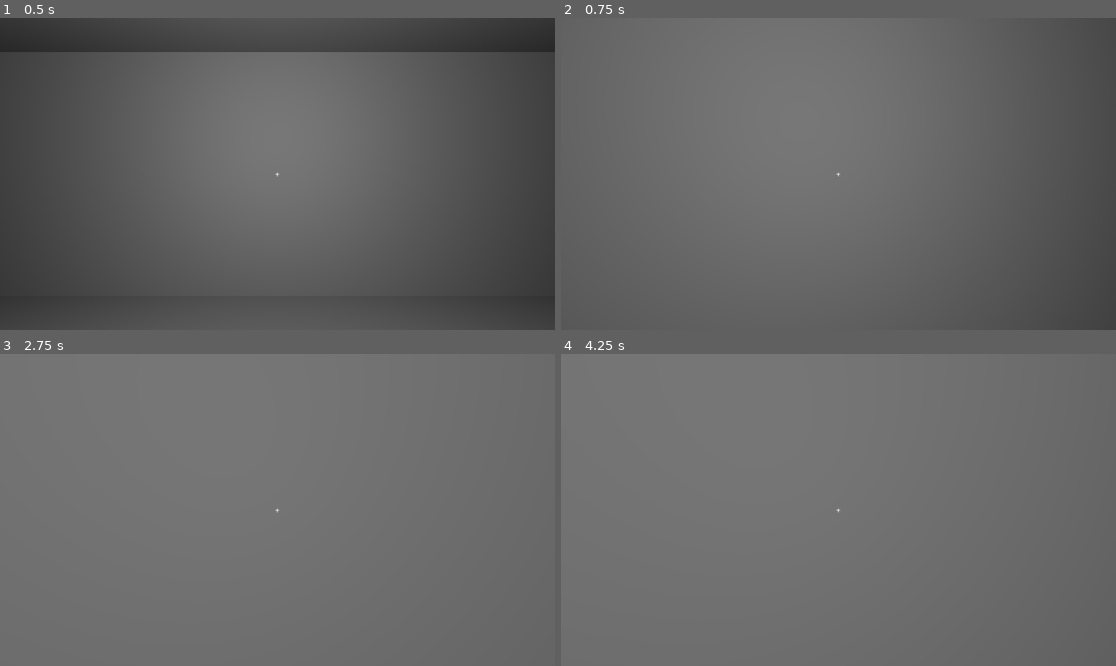
Above: before the commit, frames 1-4 (two rows, left to right).
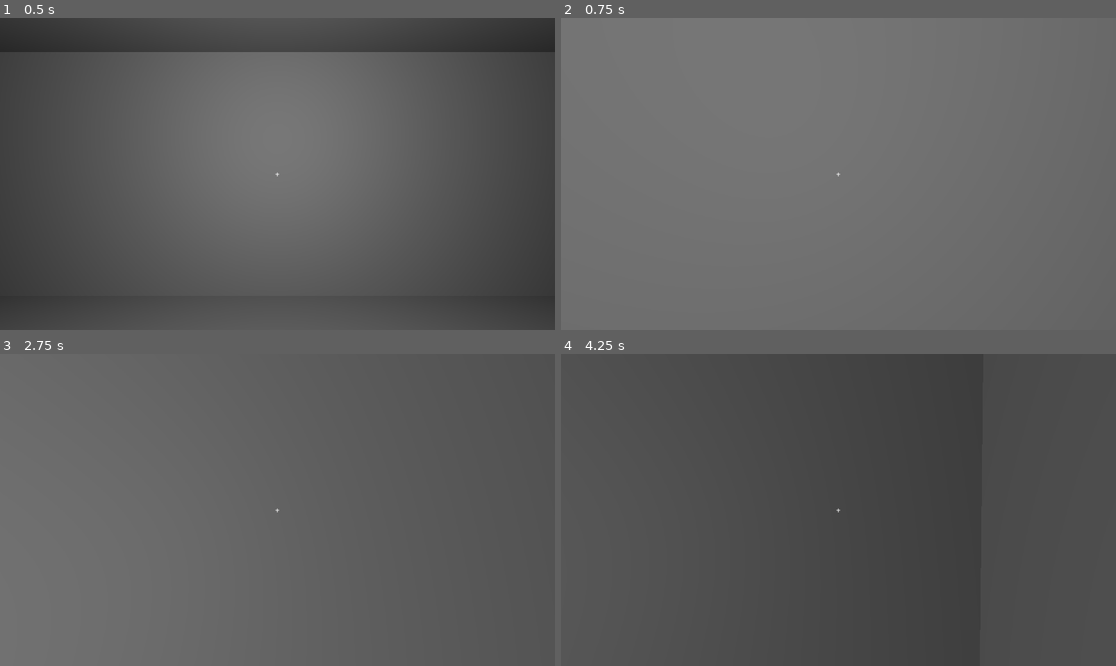
Above: after the commit, the same moments.

Repository: Sydb44/project-chimera
Game: Godot game, scene res://scenes/ship/minimal_ship.tscn
The game is run twice, just before and just after one commit, with the same random seed, the same clock (stepped at 60 frames per second) and the same inputs.
Inputs (mouse positions are in pixels of both pictures, inside the frame that each line leads up to):
- Up to frame 1 (0.5 s): no input
- Up to frame 2 (0.75 s): tap Enter at 0.5 s; move the mouse to (866, 174) at 0.52 s; hold W (forward) from 0.53 s (still down); tap G (toggle_flight, bound only after the commit) at 0.6 s
- Up to frame 3 (2.75 s): keep holding W (forward); tap Space (thrust_up, bound only after the commit) at 1.25 s; move the mouse to (249, 510) at 1.27 s; tap E (interact) at 1.35 s; tap G (toggle_flight, bound only after the commit) at 1.55, 2.1 s; tap Enter at 2 s; move the mouse to (288, 503) at 2.02 s
- Up to frame 4 (4.25 s): keep holding W (forward); tap Space (thrust_up, bound only after the commit) at 2.75 s; move the mouse to (832, 516) at 2.77 s; tap G (toggle_flight, bound only after the commit) at 2.85, 3.8 s; tap Enter at 3.5 s; move the mouse to (877, 513) at 3.52 s; tap E (interact) at 3.6 s

Frame 1 is identical in both runs. In frame 2, 9.8% of the frame differs, in the area x 82-100%, y 0-100%; in frame 3, 7.1%; in frame 4, 95%, in the area x 0-100%, y 0-100%.

Commit message:
feat(flight): implement Phase-Field Projectors with power grid integration
- Add PhaseFieldProjector component extending ShipComponent
- Create FlightController with CharacterBody3D integration
- Add flight mode toggle (G key) and vertical thrust controls (Space/Shift)
- Integrate with existing power grid and component registration system
- Add Forward and Aft Phase-Field Projectors to minimal_ship scene
- Flight performance governed by projector power status and condition
- Implements 'Logical Star Wars' flight model per Game Design Document

Co-Authored-By: ufozn123@gmail.com <ufozn123@gmail.com>

Diff:
--- a/project.godot
+++ b/project.godot
@@ -43,6 +43,21 @@
 "events": [Object(InputEventKey,"resource_local_to_scene":false,"resource_name":"","device":-1,"window_id":0,"alt_pressed":false,"shift_pressed":false,"ctrl_pressed":false,"meta_pressed":false,"pressed":false,"keycode":0,"physical_keycode":68,"key_label":0,"unicode":100,"echo":false,"script":null)
 ]
 }
+thrust_up={
+"deadzone": 0.5,
+"events": [Object(InputEventKey,"resource_local_to_scene":false,"resource_name":"","device":-1,"window_id":0,"alt_pressed":false,"shift_pressed":false,"ctrl_pressed":false,"meta_pressed":false,"pressed":false,"keycode":0,"physical_keycode":32,"key_label":0,"unicode":32,"echo":false,"script":null)
+]
+}
+thrust_down={
+"deadzone": 0.5,
+"events": [Object(InputEventKey,"resource_local_to_scene":false,"resource_name":"","device":-1,"window_id":0,"alt_pressed":false,"shift_pressed":false,"ctrl_pressed":false,"meta_pressed":false,"pressed":false,"keycode":0,"physical_keycode":4194326,"key_label":0,"unicode":0,"echo":false,"script":null)
+]
+}
+toggle_flight={
+"deadzone": 0.5,
+"events": [Object(InputEventKey,"resource_local_to_scene":false,"resource_name":"","device":-1,"window_id":0,"alt_pressed":false,"shift_pressed":false,"ctrl_pressed":false,"meta_pressed":false,"pressed":false,"keycode":0,"physical_keycode":71,"key_label":0,"unicode":103,"echo":false,"script":null)
+]
+}
 
 [rendering]
 
--- a/scenes/ship/minimal_ship.tscn
+++ b/scenes/ship/minimal_ship.tscn
@@ -7,12 +7,17 @@
 [ext_resource type="Script" path="res://scripts/ship/ship.gd" id="5_0"]
 [ext_resource type="Script" path="res://scripts/components/resonance_core.gd" id="6_0"]
 [ext_resource type="Script" path="res://scripts/economy/charged_plasma.gd" id="7_0"]
+[ext_resource type="Script" path="res://scripts/components/phase_field_projector.gd" id="8_0"]
 
 [sub_resource type="CapsuleShape3D" id="CapsuleShape3D_1"]
 
 [sub_resource type="BoxShape3D" id="BoxShape3D_1"]
 
 [sub_resource type="BoxShape3D" id="BoxShape3D_2"]
+
+[sub_resource type="BoxShape3D" id="BoxShape3D_3"]
+
+[sub_resource type="BoxShape3D" id="BoxShape3D_4"]
 
 [sub_resource type="Resource" id="Resource_1"]
 script = ExtResource("4_0")
@@ -34,6 +39,24 @@
 max_power_output = 500.0
 plasma_consumption_rate = 0.5
 plasma_tank = SubResource("Resource_3")
+
+[sub_resource type="Resource" id="Resource_4"]
+script = ExtResource("8_0")
+component_name = "Forward Phase-Field Projector"
+condition = 1.0
+power_draw = 50.0
+is_powered = true
+thrust_output = 100.0
+power_requirement = 50.0
+
+[sub_resource type="Resource" id="Resource_5"]
+script = ExtResource("8_0")
+component_name = "Aft Phase-Field Projector"
+condition = 1.0
+power_draw = 50.0
+is_powered = true
+thrust_output = 100.0
+power_requirement = 50.0
 
 [node name="MinimalShip" type="Node3D"]
 script = ExtResource("5_0")
@@ -152,6 +175,30 @@
 light_energy = 1.5
 omni_range = 8.0
 
+[node name="ForwardPhaseFieldProjector" type="StaticBody3D" parent="."]
+transform = Transform3D(1, 0, 0, 0, 1, 0, 0, 0, 1, 0, 1, 2)
+script = ExtResource("2_0")
+ship_component = SubResource("Resource_4")
+
+[node name="CollisionShape3D" type="CollisionShape3D" parent="ForwardPhaseFieldProjector"]
+shape = SubResource("BoxShape3D_3")
+
+[node name="CSGBox3D" type="CSGBox3D" parent="ForwardPhaseFieldProjector"]
+use_collision = true
+size = Vector3(1, 1, 1)
+
+[node name="AftPhaseFieldProjector" type="StaticBody3D" parent="."]
+transform = Transform3D(1, 0, 0, 0, 1, 0, 0, 0, 1, 0, 1, 8)
+script = ExtResource("2_0")
+ship_component = SubResource("Resource_5")
+
+[node name="CollisionShape3D" type="CollisionShape3D" parent="AftPhaseFieldProjector"]
+shape = SubResource("BoxShape3D_4")
+
+[node name="CSGBox3D" type="CSGBox3D" parent="AftPhaseFieldProjector"]
+use_collision = true
+size = Vector3(1, 1, 1)
+
 [node name="EngineeringLight" type="OmniLight3D" parent="."]
 transform = Transform3D(1, 0, 0, 0, 1, 0, 0, 0, 1, 0, 2, 6)
 light_energy = 2.0
--- /dev/null
+++ b/scripts/components/phase_field_projector.gd
@@ -0,0 +1,25 @@
+class_name PhaseFieldProjector
+extends ShipComponent
+
+@export var thrust_output: float = 100.0
+@export var efficiency_curve: Curve
+@export var power_requirement: float = 50.0
+
+func _init():
+	component_name = "Phase-Field Projector"
+	power_draw = power_requirement
+	condition = 1.0
+
+func get_thrust_multiplier() -> float:
+	if not is_powered:
+		return 0.0
+
+	var efficiency = 1.0
+	if efficiency_curve:
+		efficiency = efficiency_curve.sample(condition)
+
+	return thrust_output * condition * efficiency
+
+func _physics_process(delta: float) -> void:
+	if condition <= 0.0:
+		is_powered = false
--- a/scripts/player/first_person_controller.gd
+++ b/scripts/player/first_person_controller.gd
@@ -18,15 +18,26 @@
 		camera.rotation.x = clampf(camera.rotation.x, -PI/2, PI/2)
 
 func _physics_process(delta):
-	# Movement logic
-	if not is_on_floor():
-		velocity.y -= gravity * delta
 
-	var input_dir = Input.get_vector("left", "right", "forward", "backward")
-	var direction = (transform.basis * Vector3(input_dir.x, 0, input_dir.y)).normalized()
-	velocity.x = direction.x * speed
-	velocity.z = direction.z * speed
-	move_and_slide()
+	# Flight mode toggle
+	if Input.is_action_just_pressed("toggle_flight"):
+		var ship = get_parent()
+		if ship and ship.has_method("toggle_flight_mode"):
+			ship.toggle_flight_mode()
+
+	# Only apply walking physics when not in flight mode
+	var ship = get_parent()
+	var in_flight_mode = ship and ship.has_method("is_flight_mode_enabled") and ship.is_flight_mode_enabled()
+	if not in_flight_mode:
+		# Movement logic
+		if not is_on_floor():
+			velocity.y -= gravity * delta
+
+		var input_dir = Input.get_vector("left", "right", "forward", "backward")
+		var direction = (transform.basis * Vector3(input_dir.x, 0, input_dir.y)).normalized()
+		velocity.x = direction.x * speed
+		velocity.z = direction.z * speed
+		move_and_slide()
 
 	# Interaction
 	if Input.is_action_just_pressed("interact"):
--- a/scripts/ship/ship.gd
+++ b/scripts/ship/ship.gd
@@ -1,15 +1,21 @@
 extends Node3D
 
 @export var power_grid: Resource
+@export var flight_controller: FlightController
 
 func _ready():
 	if not power_grid:
 		var power_grid_script = load("res://scripts/systems/power_grid.gd")
 		power_grid = power_grid_script.new()
 
+	if not flight_controller:
+		flight_controller = FlightController.new()
+		add_child(flight_controller)
+
 	_register_components()
+	_register_flight_projectors()
 	power_grid.update_grid_state()
-	_update_all_component_hud_info() # Initial update
+	_update_all_component_hud_info()# Initial update
 
 func _physics_process(delta):
 	# First, process all components so their states (like power generation) are up-to-date.
@@ -44,3 +50,18 @@
 	# the HUD for all other components is also updated if needed.
 	# This fixes the bug where the JunctionBox HUD didn't update.
 	print("Power Grid updated. All components are now powered: ", power_grid.is_grid_powered())
+
+func _register_flight_projectors():
+	for child in get_children():
+		if child.has_method("get_component"):
+			var component = child.get_component()
+			if component is PhaseFieldProjector:
+				flight_controller.register_projector(component)
+
+func toggle_flight_mode():
+	if flight_controller:
+		flight_controller.flight_mode_enabled = !flight_controller.flight_mode_enabled
+		print("Flight mode: ", "ON" if flight_controller.flight_mode_enabled else "OFF")
+
+func is_flight_mode_enabled() -> bool:
+	return flight_controller and flight_controller.flight_mode_enabled
--- /dev/null
+++ b/scripts/systems/flight_controller.gd
@@ -0,0 +1,66 @@
+class_name FlightController
+extends Node3D
+
+@export var player_controller: CharacterBody3D
+@export var phase_field_projectors: Array[PhaseFieldProjector] = []
+@export var flight_mode_enabled: bool = false
+
+var flight_velocity: Vector3 = Vector3.ZERO
+var input_thrust: Vector3 = Vector3.ZERO
+
+func _ready():
+	if not player_controller:
+		player_controller = get_node("../Player") as CharacterBody3D
+
+func _physics_process(delta: float):
+	if flight_mode_enabled:
+		_handle_flight_input()
+		_apply_flight_physics(delta)
+
+func _handle_flight_input():
+	input_thrust = Vector3.ZERO
+
+	if Input.is_action_pressed("forward"):
+		input_thrust.z -= 1.0
+	if Input.is_action_pressed("backward"):
+		input_thrust.z += 1.0
+	if Input.is_action_pressed("left"):
+		input_thrust.x -= 1.0
+	if Input.is_action_pressed("right"):
+		input_thrust.x += 1.0
+
+	if Input.is_action_pressed("thrust_up"):
+		input_thrust.y += 1.0
+	if Input.is_action_pressed("thrust_down"):
+		input_thrust.y -= 1.0
+
+func _apply_flight_physics(delta: float):
+	if not player_controller or phase_field_projectors.is_empty():
+		return
+
+	var total_thrust_multiplier = _calculate_total_thrust()
+	var world_thrust = player_controller.global_transform.basis * input_thrust
+
+	flight_velocity += world_thrust * total_thrust_multiplier * delta
+
+	flight_velocity *= 0.95
+
+	player_controller.velocity = flight_velocity
+	player_controller.move_and_slide()
+
+func _calculate_total_thrust() -> float:
+	var total_thrust = 0.0
+	for projector in phase_field_projectors:
+		if projector:
+			total_thrust += projector.get_thrust_multiplier()
+	return total_thrust
+
+func _calculate_rotational_power() -> float:
+	return _calculate_total_thrust() * 0.1
+
+func register_projector(projector: PhaseFieldProjector):
+	if projector and not projector in phase_field_projectors:
+		phase_field_projectors.append(projector)
+
+func unregister_projector(projector: PhaseFieldProjector):
+	phase_field_projectors.erase(projector)
